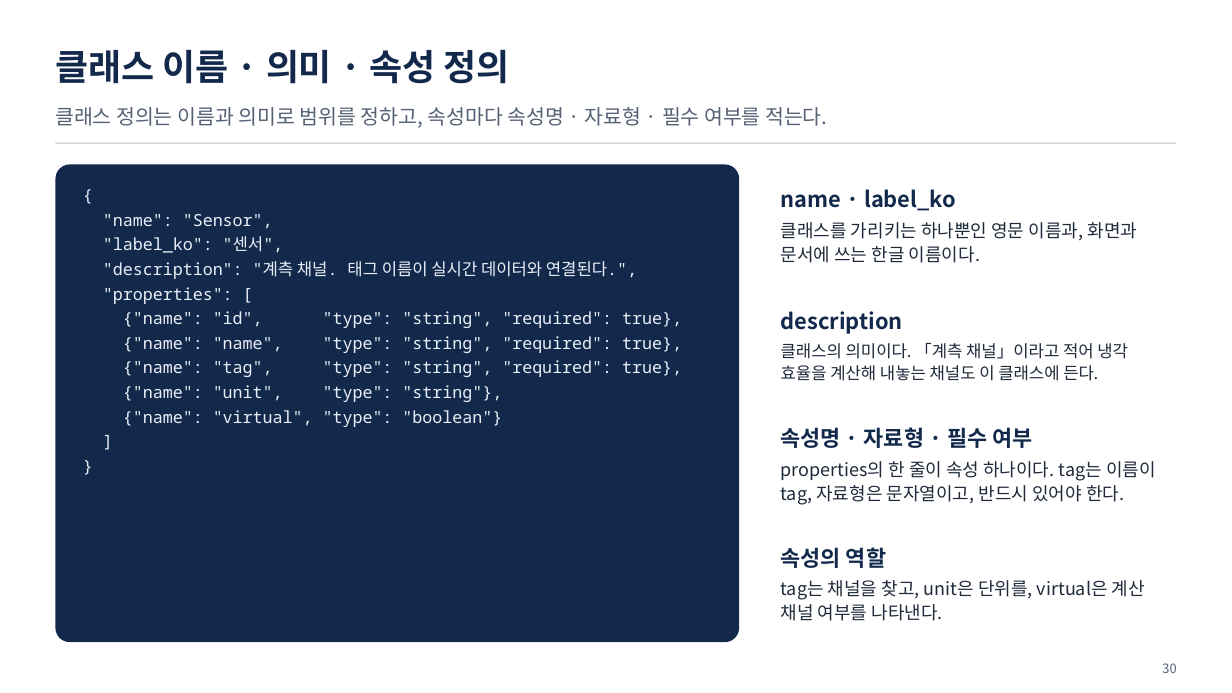
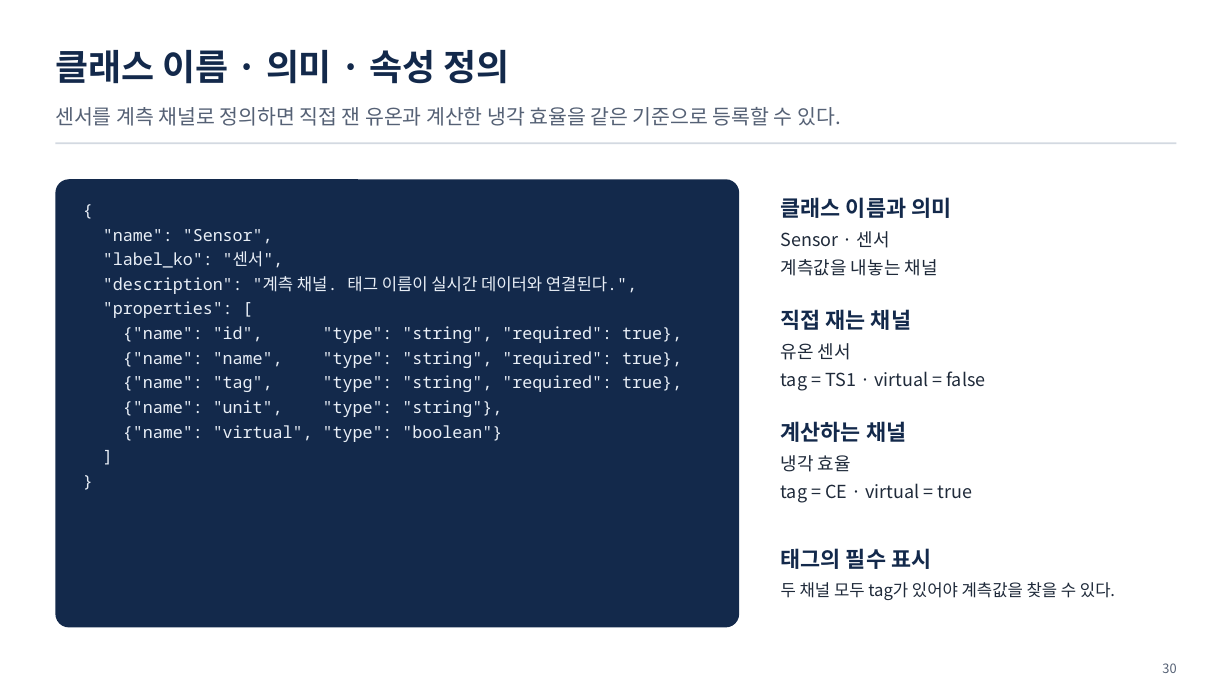
Before and after one commit to uengine-oss/hyd-iot-edu, a slide deck: slide 30 of workspace/강의제작/산출물/통합반/이론/02회차/통합반_02일차.pptx. Drawn at 1232x693 pixels with LibreOffice and Linux fonts; fonts in the diff are those of the drawing. Boxes give left, top, right and bottom in pixels: in the first picture for what was removed or moved away, otherwise in the second. Text is boxed around its words. In the diff, an @@ line names an element or a change of style, - is before the commit and + after.

Commit message:
통합반 2회차 29~36장 덱·대본과 무료 낭독 검증을 복구하고 36장 수정 위치를 인계

```diff
--- a/workspace/강의제작/산출물/통합반/이론/02회차/통합반_02일차.pptx
+++ b/workspace/강의제작/산출물/통합반/이론/02회차/통합반_02일차.pptx
@@ text at [55,107,841,126]: text changed @@
-클래스 정의는 이름과 의미로 범위를 정하고, 속성마다 속성명 · 자료형 · 필수 여부를 적는다.
+센서를 계측 채널로 정의하면 직접 잰 유온과 계산한 냉각 효율을 같은 기준으로 등록할 수 있다.
@@ rounded rectangle: place and size @@
-rounded rectangle at [55,165,739,642]
+rounded rectangle at [55,179,739,628]
@@ text "{": place and size @@
-text "{" at [103,214,682,427]
+text "{" at [103,229,682,442]
@@ text at [781,197,951,276]: text changed @@
-name · label_ko
-클래스를 가리키는 하나뿐인 영문 이름과, 화면과 문서에 쓰는 한글 이름이다.
+클래스 이름과 의미
+Sensor · 센서
+계측값을 내놓는 채널
@@ text at [781,309,985,391]: text changed; size 13 to 14 pt @@
-description
-클래스의 의미이다. 「계측 채널」이라고 적어 냉각 효율을 계산해 내놓는 채널도 이 클래스에 든다.
+직접 재는 채널
+유온 센서
+tag = TS1 · virtual = false
@@ text at [781,421,973,503]: text changed @@
-속성명 · 자료형 · 필수 여부
-properties의 한 줄이 속성 하나이다. tag는 이름이 tag, 자료형은 문자열이고, 반드시 있어야 한다.
+계산하는 채널
+냉각 효율
+tag = CE · virtual = true
@@ text at [781,548,1115,600]: text changed; size 14 to 13 pt @@
-속성의 역할
-tag는 채널을 찾고, unit은 단위를, virtual은 계산 채널 여부를 나타낸다.
+태그의 필수 표시
+두 채널 모두 tag가 있어야 계측값을 찾을 수 있다.
```
Also in this commit, not shown: 7 other slides changed, 19 other files.
